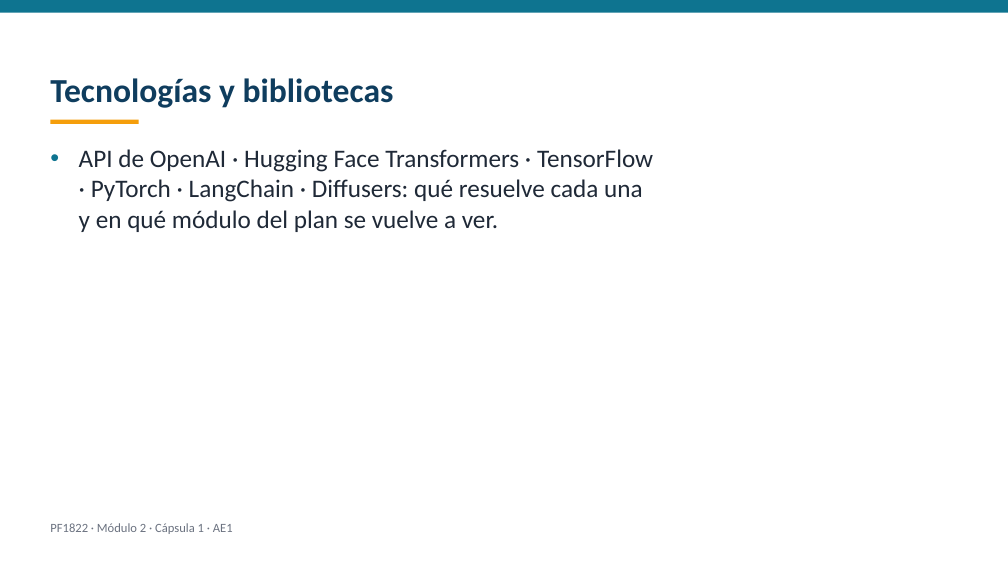
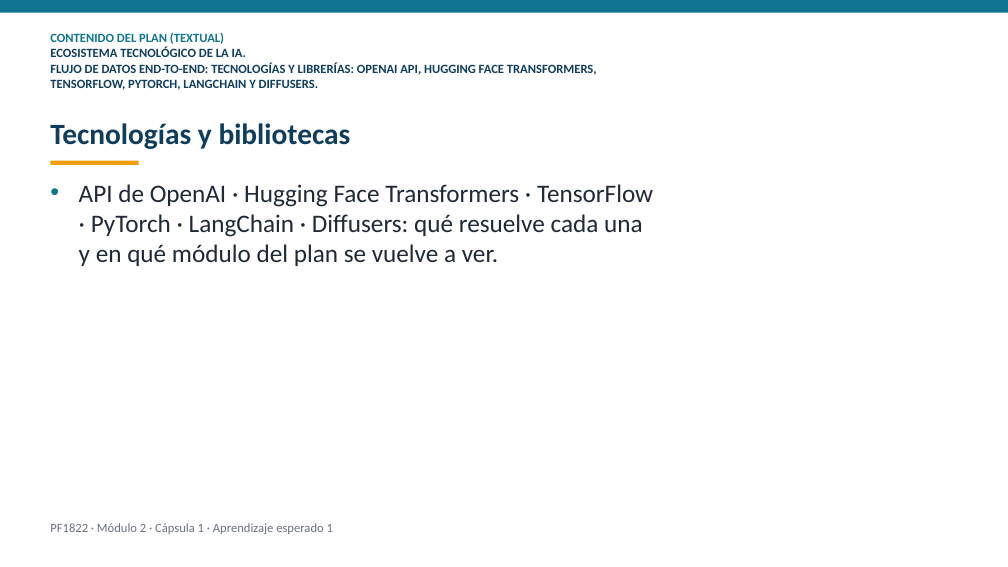
Before and after one commit to dojedacifuentes/naty.proyecto01, a slide deck: slide 9 of modulo-2/PF1822-desarrollo-con-ia/produccion/videos/AE1-capsula.pptx (slide 8 before the commit). Drawn at 1008x567 pixels with LibreOffice and Linux fonts; fonts in the diff are those of the drawing. Boxes give left, top, right and bottom in pixels: in the first picture for what was removed or moved away, otherwise in the second. Text is boxed around its words. In the diff, an @@ line names an element or a change of style, - is before the commit and + after.

Commit message:
checkpoint: 2026-09-25 videocapsulas textuales del plan para el revisor

```diff
--- a/modulo-2/PF1822-desarrollo-con-ia/produccion/videos/AE1-capsula.pptx
+++ b/modulo-2/PF1822-desarrollo-con-ia/produccion/videos/AE1-capsula.pptx
@@ text added at bbox=[50, 33, 597, 90], 12 pt, text #0F3D5E, bold @@
+CONTENIDO DEL PLAN (TEXTUAL)
+ECOSISTEMA TECNOLÓGICO DE LA IA.
+FLUJO DE DATOS END-TO-END: TECNOLOGÍAS Y LIBRERÍAS: OPENAI API, HUGGING FACE TRANSFORMERS, TENSORFLOW, PYTORCH, LANGCHAIN Y DIFFUSERS.
@@ text "Tecnologías y bibliotecas": place and size @@
-text "Tecnologías y bibliotecas" at bbox=[50, 78, 394, 108]
+text "Tecnologías y bibliotecas" at bbox=[50, 123, 351, 149]
@@ text "Tecnologías y bibliotecas" at bbox=[50, 123, 351, 149]: size 32 to 28 pt @@
@@ text "API de OpenAI · Hugging ...": place and size @@
-text "API de OpenAI · Hugging ..." at bbox=[79, 149, 653, 232]
+text "API de OpenAI · Hugging ..." at bbox=[79, 184, 653, 266]
@@ rectangle: place and size @@
-rectangle at bbox=[51, 119, 139, 124]
+rectangle at bbox=[51, 160, 139, 165]
@@ text at bbox=[50, 523, 333, 534]: text changed @@
-PF1822 · Módulo 2 · Cápsula 1 · AE1
+PF1822 · Módulo 2 · Cápsula 1 · Aprendizaje esperado 1
```
Also in this commit, not shown: 9 other slides changed, 1 slide added, 37 other files.
